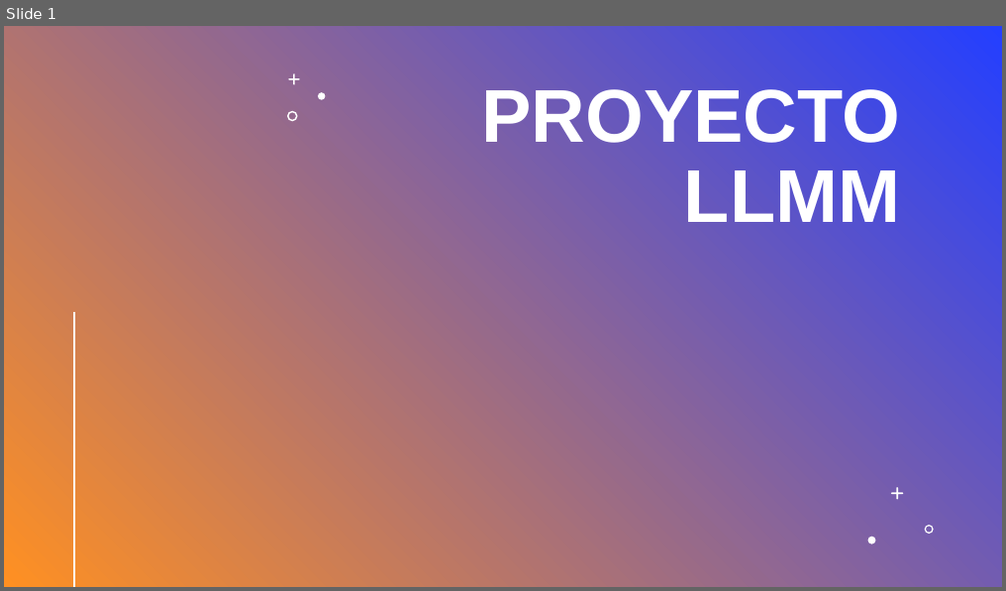
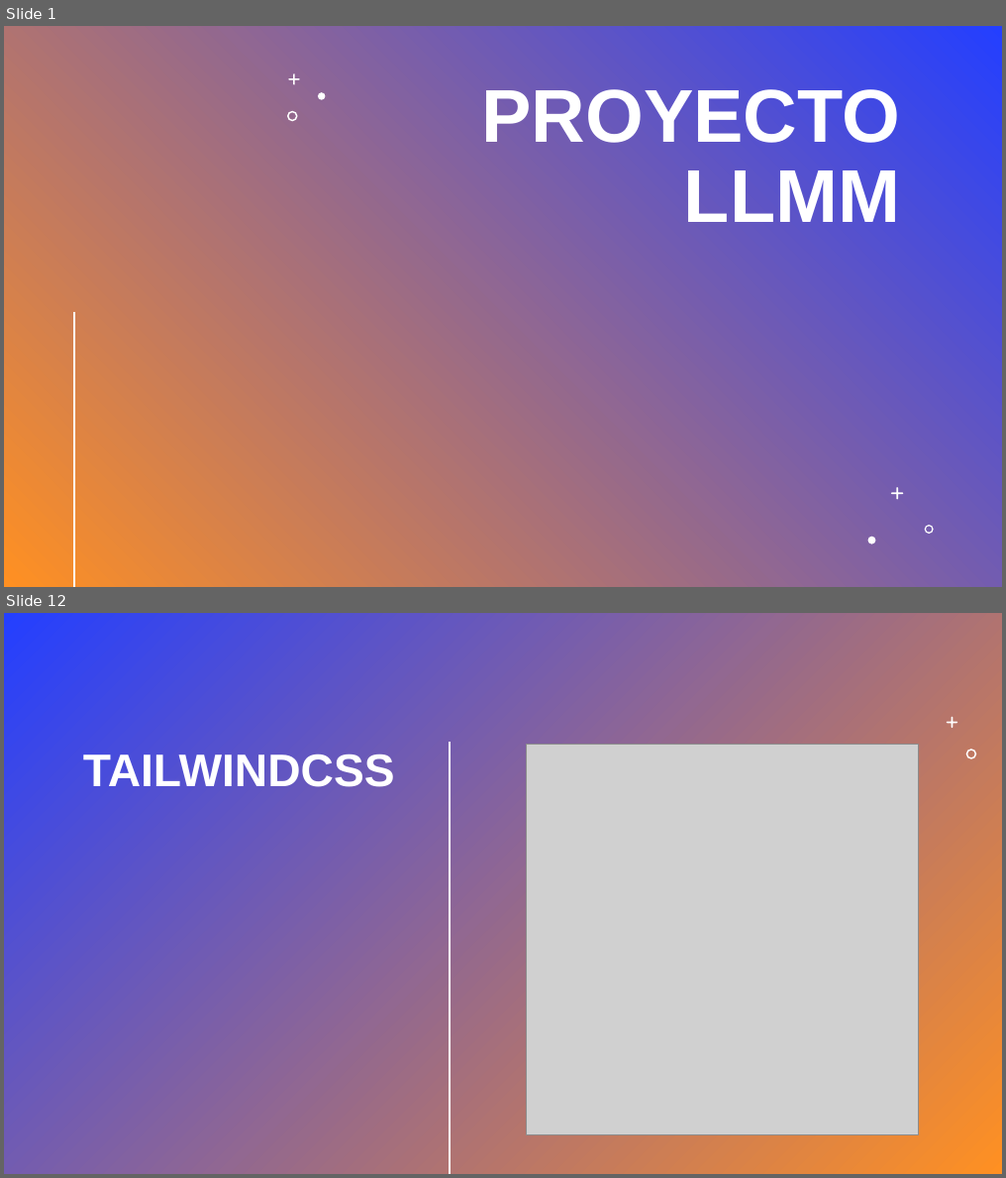
Before and after one commit to zonary123/tienda, a slide deck: Proyecto_CarlosVaralo.pptx. Shown one above the other, each under a label of ours: slide 1 before the commit, slides 1 and 12 after it; the slides between them are not shown. The pictures are 1006x591 and 1006x1178 pixels, drawn with LibreOffice and Linux fonts; fonts in the diff are those of the drawing; grey boxes stand for pictures; background and template pictures are left out; a plain dark background stands for a picture behind light text. Boxes give left, top, right and bottom in pixels: in the first picture for what was removed or moved away, otherwise in the second. Text is boxed around its words. In the diff, an @@ line names an element or a change of style, - is before the commit and + after.

```diff
--- a/Proyecto_CarlosVaralo.pptx
+++ b/Proyecto_CarlosVaralo.pptx
@@ slide 12 added at [4,613,1002,1174], background #FFFFFF @@
@@ rectangle added at [4,613,1002,1174], fill gradient #243FFF to #FF9022 @@
@@ line added from (62, 642) to (62, 1173), #FF9022 2 pt @@
@@ line added from (62, 704) to (62, 1173), #FF9022 2 pt @@
@@ freeform shape added at [946,717,957,728], fill #FFFFFF @@
@@ title added at [83,754,395,787], 44 pt, text #FFFFFF, bold @@
+TAILWINDCSS
@@ line added from (450, 744) to (450, 1173), #FFFFFF 2 pt @@
@@ picture added at [527,744,918,1136] @@
@@ freeform shape added at [966,749,976,759], fill #FFFFFF @@
```
Also in this commit, not shown: 11 other slides added, 5 other files.
